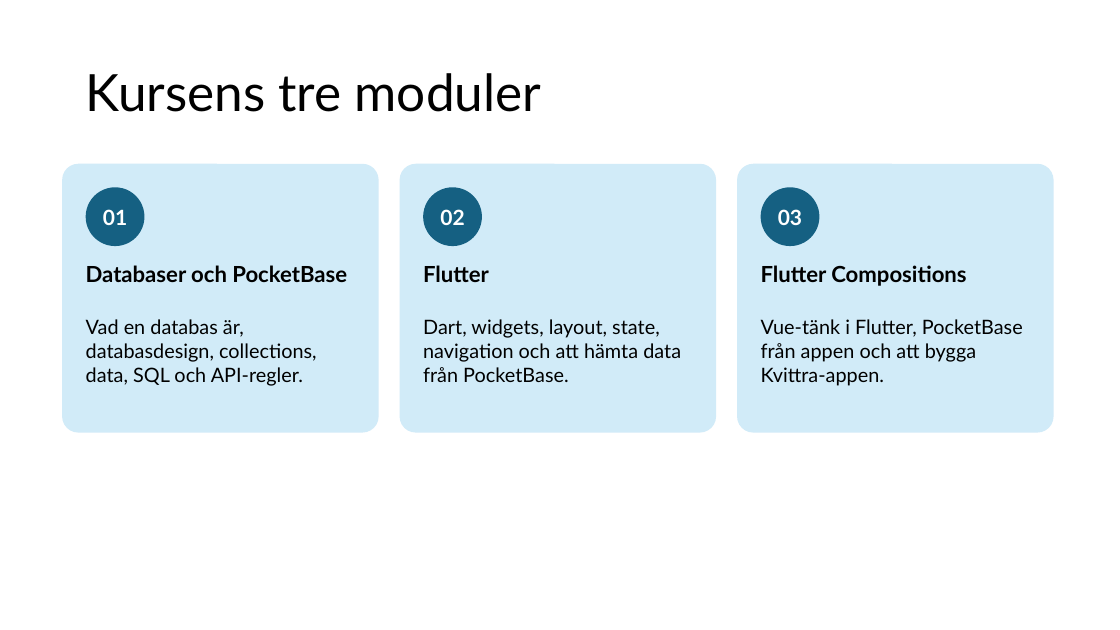
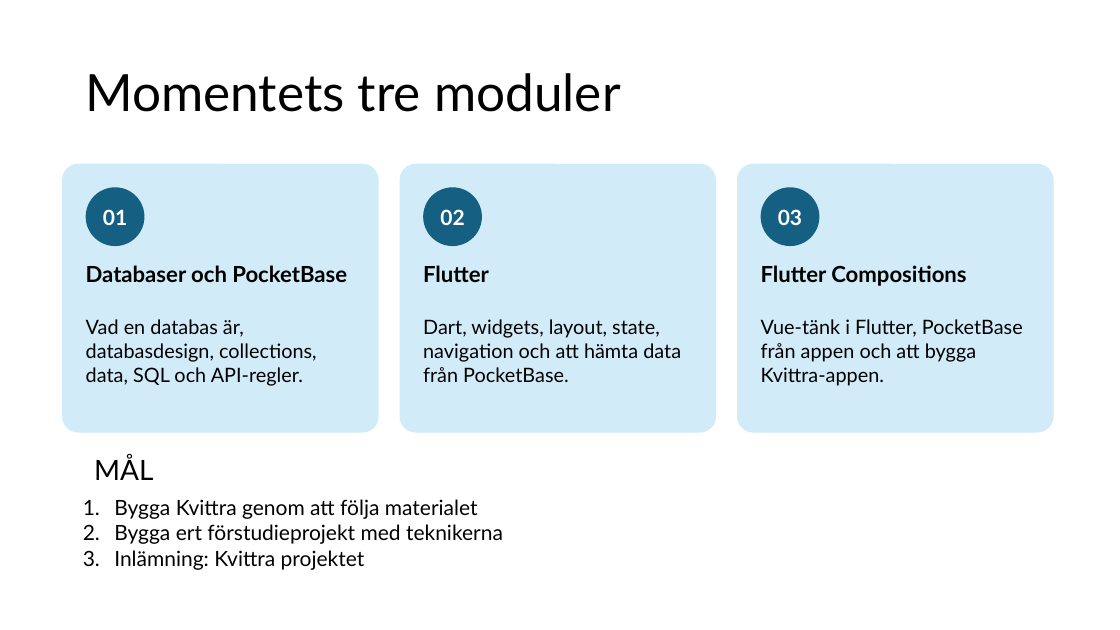
Before and after one commit to abbjetmus/pocketbase-flutter-kurs, a slide deck: slide 2 of Databaser och mobilapputveckling - sammanfattning.pptx. Drawn at 1120x630 pixels with LibreOffice and Linux fonts; fonts in the diff are those of the drawing. Boxes give left, top, right and bottom in pixels: in the first picture for what was removed or moved away, otherwise in the second. Text is boxed around its words. In the diff, an @@ line names an element or a change of style, - is before the commit and + after.

```diff
--- a/Databaser och mobilapputveckling - sammanfattning.pptx
+++ b/Databaser och mobilapputveckling - sammanfattning.pptx
@@ title at bbox=[85, 73, 621, 112]: text changed @@
-Kursens tre moduler
+Momentets tre moduler
@@ text added at bbox=[94, 456, 153, 480], 24 pt, text #000000 @@
+MÅL
@@ text added at bbox=[114, 499, 503, 570], 18 pt, text #000000 @@
+1. Bygga Kvittra genom att följa materialet
+2. Bygga ert förstudieprojekt med teknikerna
+3. Inlämning: Kvittra projektet
```
Also in this commit, not shown: 8 other slides changed, 1 other file.
